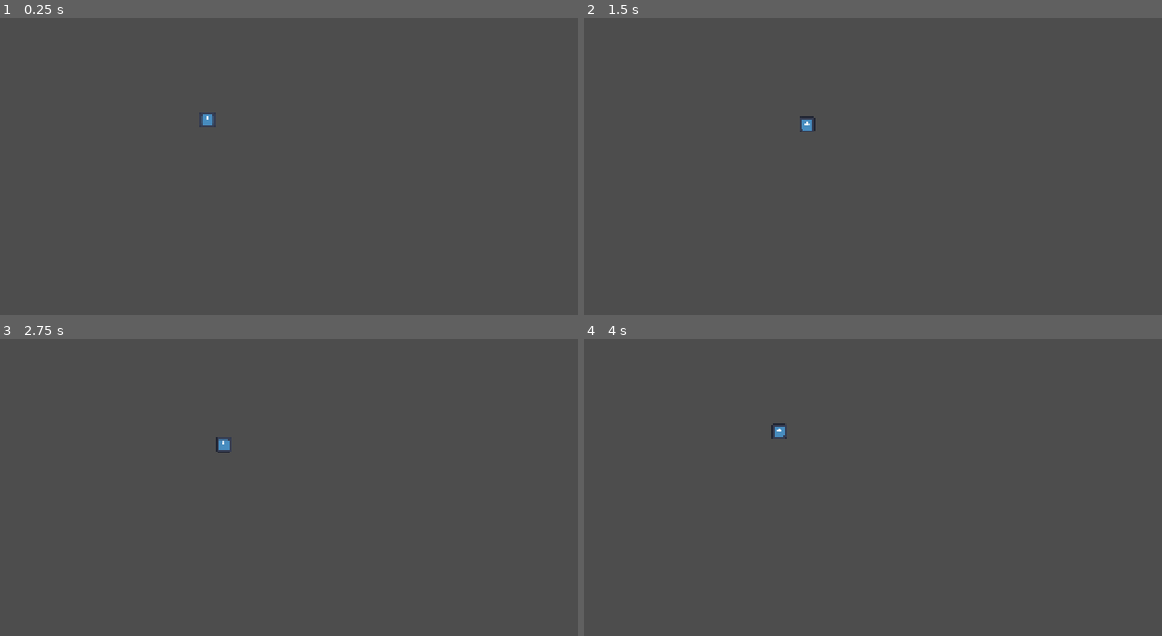
Above: before the commit, frames 1-4 (two rows, left to right).
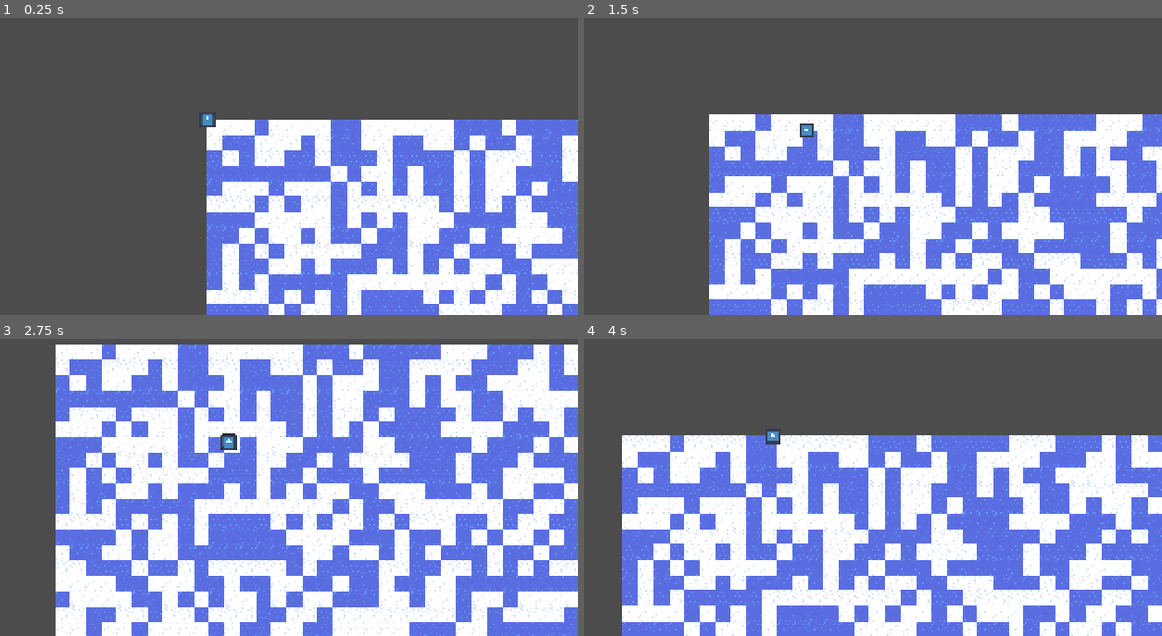
Above: after the commit, the same moments.

Repository: PowerThePowerfullest64/Itea-Perseverance
Game: Godot game, scene res://main_game.tscn
The game is run twice, just before and just after one commit, with the same random seed, the same clock (stepped at 60 frames per second) and the same inputs. The engine's default icon, where the game draws it, is replaced by a stand-in: a white triangle on a blue panel in a dark square.
Inputs:
- Up to frame 1 (0.25 s): no input
- Up to frame 2 (1.5 s): tap Enter at 0.5 s; hold D (right) 0.53-1.28 s; hold S (down) from 1.28 s (still down)
- Up to frame 3 (2.75 s): release S (down) at 2.03 s; hold D (right) from 2.03 s (still down)
- Up to frame 4 (4 s): release D (right) at 2.78 s; hold W (up) 2.78-3.53 s; hold A (left) from 3.53 s (still down)

The runs differ from the first frame. In frame 1, 42% of the frame differs, in the area x 35-100%, y 34-100%; in frame 2, 53%; in frame 3, 89%, in the area x 9-100%, y 1-100%; in frame 4, 63%.

Commit message:
Added Documentation, Error Checks, Added TileMapLayer fro Ground

Diff:
--- a/components/component.gd
+++ b/components/component.gd
@@ -1 +1,2 @@
+## A [Component] is a piece of logic which add behavior to its parent [Entity].
 class_name Component extends Node
--- a/components/friction_component.gd
+++ b/components/friction_component.gd
@@ -8,7 +8,7 @@
 	var decay: float = friction * delta
 	var speed: float = entity.velocity.length()
 
-	speed = max(speed - decay, 0.0)
+	speed = maxf(speed - decay, 0.0)
 
 	if speed > 0:
 		entity.velocity = entity.velocity.normalized() * speed
--- a/components/health_component.gd
+++ b/components/health_component.gd
@@ -1,7 +1,15 @@
 class_name HealthComponent extends Component
 
+@onready var entity: Entity = get_parent()
 @export var max_health: float
 var health: float
 
 func _ready() -> void:
 	health = max_health
+
+func apply_damage(amount: float) -> void:
+	health -= amount
+	health = maxf(health, 0.0)
+
+	if is_equal_approx(health, 0.0):
+		entity.destroy()
--- a/components/input_component.gd
+++ b/components/input_component.gd
@@ -7,7 +7,7 @@
 
 func _process(delta: float) -> void:
 	if brain_component == null:
-		print(name + " needs BrainComponent!")
+		push_error(name + " needs BrainComponent!")
 
 	var acceleration: Vector2 = brain_component.move_vector * delta
 
--- a/components/regeneration_component.gd
+++ b/components/regeneration_component.gd
@@ -5,8 +5,9 @@
 
 func _process(delta: float) -> void:
 	if health_component == null:
-		print(name + " needs HealthComponent!")
+		push_error(name + " needs HealthComponent!")
 		return
 
-	health_component.health += regeneration_rate * delta
-	health_component.health = min(health_component.health, health_component.max_health)
+	if health_component.health < health_component.max_health:
+		health_component.health += regeneration_rate * delta
+		health_component.health = minf(health_component.health, health_component.max_health)
--- a/entity.gd
+++ b/entity.gd
@@ -1,7 +1,16 @@
+## An [Entity] is a gameobject which exists, moves and interacts with the world via its attached [Component]s.
 class_name Entity extends CharacterBody2D
+
+## The signal emitted once the [Entity] dies and is marked for destruction.
+signal died
 
 func _ready() -> void:
 	pass
 
-func _process(delta: float) -> void:
+func _process(_delta: float) -> void:
 	move_and_slide()
+
+## OOP way of destroying an [Entity].
+## Just calls [method EntityManager.destroy_entity] internally.
+func destroy() -> void:
+	EntityManager.destroy_entity(self)
--- a/entity_manager.gd
+++ b/entity_manager.gd
@@ -1,5 +1,7 @@
+## The EntityManager manages all entities in the scene as its children.
 extends Node
 
+## Creates an [Entity] from the argument entity [PackedScene].
 func create_entity(entity_scene: PackedScene) -> Entity:
 	var entity: Entity = entity_scene.instantiate()
 	add_child(entity)
@@ -8,17 +10,29 @@
 
 	return entity
 
+## Destroys an [Entity] provided as the argument.
 func destroy_entity(entity: Entity) -> void:
+	if not is_instance_valid(entity):
+		push_error("Could not delete invalid entity.")
+
 	for child: Entity in get_children():
 		if child == entity:
-			on_entity_destroyed(entity.name)
+			on_entity_destroyed(entity)
 
 			remove_child(child)
 			child.queue_free()
 
-func on_entity_destroyed(_name: String) -> void:
-	print(_name + " Entity was destroyed!")
+			return
 
+	push_error("Could not find entity in EntityManager.")
+
+## Function executed when an [Entity] is destroyed.
+## The last chance to extract important information from it.
+func on_entity_destroyed(entity: Entity) -> void:
+	entity.died.emit()
+	print(entity.name + " Entity was destroyed!")
+
+## The player instantiated when the game runs.
 var player_scene: PackedScene = preload("uid://dx7nbf6os8nbc")
 
 func _ready() -> void:
--- /dev/null
+++ b/ground_tile_layer.gd
@@ -0,0 +1,19 @@
+extends TileMapLayer
+
+@export var width: int = 64
+@export var height: int = 64
+
+const RUG_ATLAS: Vector2i = Vector2i.ZERO
+const WATER_ATLAS: Vector2i = Vector2i(1, 0)
+
+func _ready() -> void:
+	generate()
+
+func generate() -> void:
+	print("Started Ground Generation...")
+
+	for y in range(height):
+		for x in range(width):
+			set_cell(Vector2i(x, y), 0, WATER_ATLAS if randf() > 0.5 else RUG_ATLAS)
+
+	print("Finished Ground Generation.")
--- a/main_game.tscn
+++ b/main_game.tscn
@@ -1,3 +1,27 @@
 [gd_scene format=3 uid="uid://dieciodqs7fcm"]
 
+[ext_resource type="Texture2D" uid="uid://n02qjbra08m1" path="res://sprites/ground_atlas.svg" id="1_1oj5k"]
+[ext_resource type="Script" uid="uid://b0qstbcs2ejn4" path="res://ground_tile_layer.gd" id="2_yx7mw"]
+
+[sub_resource type="TileSetAtlasSource" id="TileSetAtlasSource_yx7mw"]
+texture = ExtResource("1_1oj5k")
+texture_region_size = Vector2i(32, 32)
+0:0/0 = 0
+1:0/0 = 0
+
+[sub_resource type="TileSet" id="TileSet_bhunq"]
+tile_size = Vector2i(32, 32)
+sources/0 = SubResource("TileSetAtlasSource_yx7mw")
+
+[sub_resource type="Environment" id="Environment_bhunq"]
+glow_intensity = 0.63
+
 [node name="MainGame" type="Node2D" unique_id=1590815019]
+
+[node name="GroundTileLayer" type="TileMapLayer" parent="." unique_id=246219293]
+z_index = -1
+tile_set = SubResource("TileSet_bhunq")
+script = ExtResource("2_yx7mw")
+
+[node name="WorldEnvironment" type="WorldEnvironment" parent="." unique_id=576334948]
+environment = SubResource("Environment_bhunq")
--- a/player.tscn
+++ b/player.tscn
@@ -46,19 +46,19 @@
 
 [node name="SpeedComponent" type="Node" parent="." unique_id=2030862361]
 script = ExtResource("6_1jxqw")
-speed = 1000.0
+speed = 4000.0
 metadata/_custom_type_script = "uid://do4h021jd4dwb"
 
 [node name="PlayerBrainComponent" type="Node" parent="." unique_id=206504603]
 script = ExtResource("7_1jxqw")
 metadata/_custom_type_script = "uid://db518rdy5113p"
 
-[node name="TopSpeedComponent" type="Node" parent="." unique_id=1935740873]
-script = ExtResource("8_dw050")
-top_speed = 200.0
-metadata/_custom_type_script = "uid://bnm0xdor0e1gm"
-
 [node name="FrictionComponent" type="Node" parent="." unique_id=561842992]
 script = ExtResource("9_b26j0")
-friction = 200.0
+friction = 1000.0
 metadata/_custom_type_script = "uid://7xgl3r4a17ok"
+
+[node name="TopSpeedComponent" type="Node" parent="." unique_id=251372384]
+script = ExtResource("8_dw050")
+top_speed = 250.0
+metadata/_custom_type_script = "uid://bnm0xdor0e1gm"
--- a/project.godot
+++ b/project.godot
@@ -61,3 +61,4 @@
 [rendering]
 
 rendering_device/driver.windows="d3d12"
+viewport/hdr_2d=true
--- /dev/null
+++ b/sprites/ground_atlas.svg
@@ -0,0 +1,134 @@
+<?xml version="1.0" encoding="UTF-8" ?>
+<svg version="1.1" width="64" height="64" xmlns="http://www.w3.org/2000/svg" shape-rendering="crispEdges">
+<rect x="0" y="0" width="1" height="1" fill="#CBDBFC" />
+<rect x="1" y="0" width="13" height="3" fill="#FFFFFF" />
+<rect x="14" y="0" width="3" height="1" fill="#CBDBFC" />
+<rect x="17" y="0" width="12" height="3" fill="#FFFFFF" />
+<rect x="29" y="0" width="3" height="1" fill="#CBDBFC" />
+<rect x="32" y="0" width="32" height="1" fill="#5B6EE1" />
+<rect x="0" y="1" width="1" height="10" fill="#FFFFFF" />
+<rect x="14" y="1" width="3" height="11" fill="#FFFFFF" />
+<rect x="29" y="1" width="3" height="10" fill="#FFFFFF" />
+<rect x="32" y="1" width="28" height="1" fill="#5B6EE1" />
+<rect x="60" y="1" width="3" height="1" fill="#639BFF" />
+<rect x="63" y="1" width="1" height="5" fill="#5B6EE1" />
+<rect x="32" y="2" width="2" height="4" fill="#5B6EE1" />
+<rect x="34" y="2" width="4" height="1" fill="#639BFF" />
+<rect x="38" y="2" width="25" height="2" fill="#5B6EE1" />
+<rect x="1" y="3" width="2" height="8" fill="#FFFFFF" />
+<rect x="3" y="3" width="4" height="1" fill="#CBDBFC" />
+<rect x="7" y="3" width="7" height="4" fill="#FFFFFF" />
+<rect x="17" y="3" width="7" height="4" fill="#FFFFFF" />
+<rect x="24" y="3" width="3" height="1" fill="#CBDBFC" />
+<rect x="27" y="3" width="2" height="29" fill="#FFFFFF" />
+<rect x="34" y="3" width="4" height="3" fill="#5B6EE1" />
+<rect x="3" y="4" width="4" height="11" fill="#FFFFFF" />
+<rect x="24" y="4" width="3" height="6" fill="#FFFFFF" />
+<rect x="38" y="4" width="7" height="7" fill="#5B6EE1" />
+<rect x="45" y="4" width="4" height="1" fill="#639BFF" />
+<rect x="49" y="4" width="14" height="2" fill="#5B6EE1" />
+<rect x="45" y="5" width="4" height="12" fill="#5B6EE1" />
+<rect x="32" y="6" width="3" height="1" fill="#639BFF" />
+<rect x="35" y="6" width="3" height="24" fill="#5B6EE1" />
+<rect x="49" y="6" width="5" height="5" fill="#5B6EE1" />
+<rect x="54" y="6" width="3" height="1" fill="#639BFF" />
+<rect x="57" y="6" width="6" height="8" fill="#5B6EE1" />
+<rect x="63" y="6" width="1" height="1" fill="#639BFF" />
+<rect x="7" y="7" width="2" height="1" fill="#CBDBFC" />
+<rect x="9" y="7" width="5" height="10" fill="#FFFFFF" />
+<rect x="17" y="7" width="4" height="1" fill="#CBDBFC" />
+<rect x="21" y="7" width="3" height="3" fill="#FFFFFF" />
+<rect x="32" y="7" width="3" height="13" fill="#5B6EE1" />
+<rect x="54" y="7" width="3" height="15" fill="#5B6EE1" />
+<rect x="63" y="7" width="1" height="13" fill="#5B6EE1" />
+<rect x="7" y="8" width="2" height="7" fill="#FFFFFF" />
+<rect x="17" y="8" width="4" height="22" fill="#FFFFFF" />
+<rect x="21" y="10" width="2" height="8" fill="#FFFFFF" />
+<rect x="23" y="10" width="4" height="1" fill="#CBDBFC" />
+<rect x="0" y="11" width="3" height="1" fill="#CBDBFC" />
+<rect x="23" y="11" width="4" height="7" fill="#FFFFFF" />
+<rect x="29" y="11" width="2" height="12" fill="#FFFFFF" />
+<rect x="31" y="11" width="1" height="1" fill="#CBDBFC" />
+<rect x="38" y="11" width="3" height="1" fill="#639BFF" />
+<rect x="41" y="11" width="4" height="11" fill="#5B6EE1" />
+<rect x="49" y="11" width="4" height="1" fill="#639BFF" />
+<rect x="53" y="11" width="1" height="11" fill="#5B6EE1" />
+<rect x="0" y="12" width="3" height="11" fill="#FFFFFF" />
+<rect x="14" y="12" width="3" height="1" fill="#CBDBFC" />
+<rect x="31" y="12" width="1" height="11" fill="#FFFFFF" />
+<rect x="38" y="12" width="3" height="15" fill="#5B6EE1" />
+<rect x="49" y="12" width="4" height="18" fill="#5B6EE1" />
+<rect x="14" y="13" width="3" height="4" fill="#FFFFFF" />
+<rect x="57" y="14" width="2" height="17" fill="#5B6EE1" />
+<rect x="59" y="14" width="4" height="1" fill="#639BFF" />
+<rect x="3" y="15" width="1" height="13" fill="#FFFFFF" />
+<rect x="4" y="15" width="4" height="1" fill="#CBDBFC" />
+<rect x="8" y="15" width="1" height="16" fill="#FFFFFF" />
+<rect x="59" y="15" width="4" height="11" fill="#5B6EE1" />
+<rect x="4" y="16" width="4" height="4" fill="#FFFFFF" />
+<rect x="9" y="17" width="3" height="15" fill="#FFFFFF" />
+<rect x="12" y="17" width="3" height="1" fill="#CBDBFC" />
+<rect x="15" y="17" width="2" height="15" fill="#FFFFFF" />
+<rect x="45" y="17" width="3" height="1" fill="#639BFF" />
+<rect x="48" y="17" width="1" height="13" fill="#5B6EE1" />
+<rect x="12" y="18" width="3" height="7" fill="#FFFFFF" />
+<rect x="21" y="18" width="1" height="12" fill="#FFFFFF" />
+<rect x="22" y="18" width="4" height="1" fill="#CBDBFC" />
+<rect x="26" y="18" width="1" height="14" fill="#FFFFFF" />
+<rect x="45" y="18" width="3" height="14" fill="#5B6EE1" />
+<rect x="22" y="19" width="4" height="3" fill="#FFFFFF" />
+<rect x="4" y="20" width="3" height="1" fill="#CBDBFC" />
+<rect x="7" y="20" width="1" height="11" fill="#FFFFFF" />
+<rect x="32" y="20" width="3" height="1" fill="#639BFF" />
+<rect x="63" y="20" width="1" height="1" fill="#639BFF" />
+<rect x="4" y="21" width="3" height="7" fill="#FFFFFF" />
+<rect x="32" y="21" width="3" height="5" fill="#5B6EE1" />
+<rect x="63" y="21" width="1" height="5" fill="#5B6EE1" />
+<rect x="22" y="22" width="1" height="10" fill="#FFFFFF" />
+<rect x="23" y="22" width="3" height="1" fill="#CBDBFC" />
+<rect x="41" y="22" width="1" height="10" fill="#5B6EE1" />
+<rect x="42" y="22" width="3" height="1" fill="#639BFF" />
+<rect x="53" y="22" width="3" height="1" fill="#639BFF" />
+<rect x="56" y="22" width="1" height="10" fill="#5B6EE1" />
+<rect x="0" y="23" width="2" height="1" fill="#CBDBFC" />
+<rect x="2" y="23" width="1" height="9" fill="#FFFFFF" />
+<rect x="23" y="23" width="3" height="9" fill="#FFFFFF" />
+<rect x="29" y="23" width="1" height="9" fill="#FFFFFF" />
+<rect x="30" y="23" width="2" height="1" fill="#CBDBFC" />
+<rect x="42" y="23" width="3" height="9" fill="#5B6EE1" />
+<rect x="53" y="23" width="3" height="9" fill="#5B6EE1" />
+<rect x="0" y="24" width="2" height="6" fill="#FFFFFF" />
+<rect x="30" y="24" width="2" height="6" fill="#FFFFFF" />
+<rect x="12" y="25" width="3" height="1" fill="#CBDBFC" />
+<rect x="12" y="26" width="3" height="6" fill="#FFFFFF" />
+<rect x="32" y="26" width="2" height="1" fill="#639BFF" />
+<rect x="34" y="26" width="1" height="6" fill="#5B6EE1" />
+<rect x="59" y="26" width="2" height="5" fill="#5B6EE1" />
+<rect x="61" y="26" width="3" height="1" fill="#639BFF" />
+<rect x="32" y="27" width="2" height="5" fill="#5B6EE1" />
+<rect x="38" y="27" width="2" height="1" fill="#639BFF" />
+<rect x="40" y="27" width="1" height="5" fill="#5B6EE1" />
+<rect x="61" y="27" width="3" height="5" fill="#5B6EE1" />
+<rect x="3" y="28" width="3" height="1" fill="#CBDBFC" />
+<rect x="6" y="28" width="1" height="4" fill="#FFFFFF" />
+<rect x="38" y="28" width="2" height="2" fill="#5B6EE1" />
+<rect x="3" y="29" width="3" height="3" fill="#FFFFFF" />
+<rect x="0" y="30" width="1" height="1" fill="#CBDBFC" />
+<rect x="1" y="30" width="1" height="2" fill="#FFFFFF" />
+<rect x="17" y="30" width="2" height="2" fill="#FFFFFF" />
+<rect x="19" y="30" width="3" height="1" fill="#CBDBFC" />
+<rect x="30" y="30" width="2" height="1" fill="#CBDBFC" />
+<rect x="35" y="30" width="4" height="1" fill="#639BFF" />
+<rect x="39" y="30" width="1" height="2" fill="#5B6EE1" />
+<rect x="48" y="30" width="4" height="1" fill="#639BFF" />
+<rect x="52" y="30" width="1" height="2" fill="#5B6EE1" />
+<rect x="0" y="31" width="1" height="1" fill="#FFFFFF" />
+<rect x="7" y="31" width="2" height="1" fill="#CBDBFC" />
+<rect x="19" y="31" width="3" height="1" fill="#FFFFFF" />
+<rect x="30" y="31" width="2" height="1" fill="#FFFFFF" />
+<rect x="35" y="31" width="4" height="1" fill="#5B6EE1" />
+<rect x="48" y="31" width="4" height="1" fill="#5B6EE1" />
+<rect x="57" y="31" width="1" height="1" fill="#5B6EE1" />
+<rect x="58" y="31" width="2" height="1" fill="#639BFF" />
+<rect x="60" y="31" width="1" height="1" fill="#5B6EE1" />
+</svg>
Not shown, added: ground_tile_layer.gd.uid
Not shown, added: sprites/ground_atlas.svg.import
